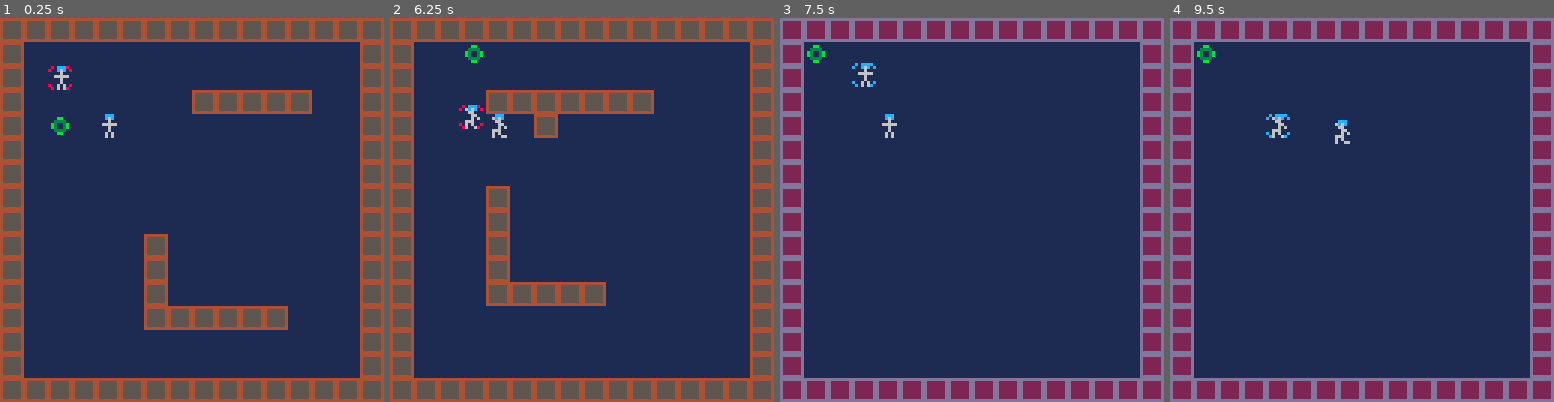
Above: before the commit, frames 1-4 (left to right).
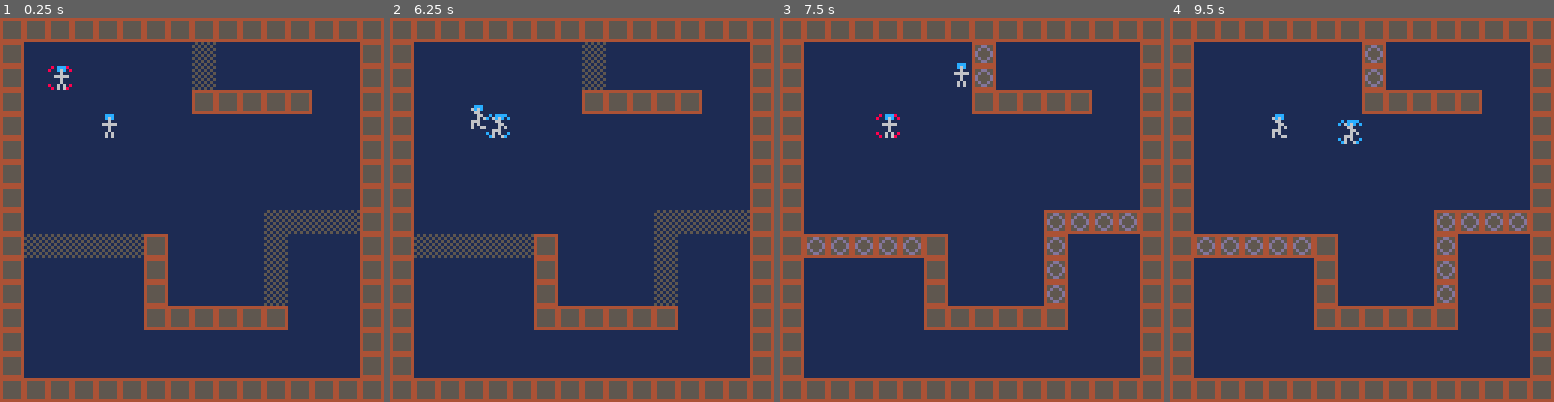
Above: after the commit, the same moments.

Repository: ErikLarsson82/pico-8
Game: PICO-8 cartridge chaser.p8
Two runs of this game, one before a commit and one after it. Both use one fixed random seed, a clock stepped at 60 frames per second and the inputs below.
Inputs:
- Up to frame 1 (0.25 s): no input
- Up to frame 2 (6.25 s): hold Right 1.6-2.1 s; hold Up 2.15-2.42 s; hold Right 2.47-3.03 s; hold Left 3.08-3.58 s; hold Down 3.63-3.97 s; hold Right 4.02-4.68 s; hold Up 4.73-5.03 s; hold Left 5.08-5.68 s; hold Down 5.73-6.03 s; hold Right from 6.08 s (still down)
- Up to frame 3 (7.5 s): release Right at 6.58 s; hold Right 6.63-7.13 s; hold Up 7.18-7.45 s
- Up to frame 4 (9.5 s): hold Right 7.5-8.07 s; hold Left 8.12-8.62 s; hold Down 8.67-9 s; hold Right from 9.05 s (still down)

The runs differ from the first frame. In frame 1, 2.9% of the frame differs, in the area x 6-94%, y 6-75%; in frame 2, 12%; in frame 3, 35%, in the area x 0-100%, y 0-100%; in frame 4, 35%.

Commit message:
Togglable tiles and eject-mechanics

Diff:
--- a/chaser.p8
+++ b/chaser.p8
@@ -9,6 +9,8 @@
 
  m=0
 
+ t_timer=0
+
  add_player(0,16,16)
  add_player(1,32,32)
 
@@ -24,6 +26,8 @@
 	update_players()
 
  collide_players()
+
+ tile_timer()
 
  if cooldown > 0 then
   cooldown-=1
@@ -151,6 +155,26 @@
 
 function collide_players()
  for p in all(players) do
+  if collide(p.x,p.y,0) then
+   local mx=p.x+4
+   local my=p.y+4
+
+   local tx=p.x+4-((p.x+4)%8)+4
+   local ty=p.y+4-((p.y+4)%8)+4
+
+   local vx=mx-tx
+   local vy=my-ty
+
+   local a=atan2(vx,vy)
+
+   p.x+=cos(a)*11.5
+   p.y+=sin(a)*11.5
+   --print(cos(a)*14)
+   --print(sin(a)*14)
+   --print("a="..a)
+   print(mx.." "..my)
+   print(tx.." "..ty)
+  end
   if p.idx==han then
    collide_han(p)
   end
@@ -173,15 +197,41 @@
  end
 end
 
+-->8
+--tile_timer
+
+function tile_timer()
+ t_timer+=1
+
+ if t_timer==40 then
+  for tx=0,15 do
+   for ty=0,15 do
+  	 if fget(mget(tx,ty),2) then
+  	 	mset(tx,ty,9)
+  	 end
+  	end
+  end
+ end
+ if t_timer==80 then
+  t_timer=0
+  for tx=0,15 do
+   for ty=0,15 do
+  	 if fget(mget(tx,ty),2) then
+  		 mset(tx,ty,8)
+  	 end
+  	end
+  end
+ end
+end
 __gfx__
-00000000aaaaaaaa4444444477777777080000800c0000c000000000dddddddd0000000000000000000000000000000000000000000000000000000000000000
-00000000a00ee00a455555547002200780000008c000000c000bb000d222222d0000000000000000000000000000000000000000000000000000000000000000
-00700700a0eeee0a4555555470222207000000000000000000333300d222222d0000000000000000000000000000000000000000000000000000000000000000
-00077000aeeeeeea455555547222222700000000000000000b3003b0d222222d0000000000000000000000000000000000000000000000000000000000000000
-00077000aeeeeeea455555547222222700000000000000000b3003b0d222222d0000000000000000000000000000000000000000000000000000000000000000
-00700700a0eeee0a4555555470222207000000000000000000333300d222222d0000000000000000000000000000000000000000000000000000000000000000
-00000000a00ee00a455555547002200780000008c000000c000bb000d222222d0000000000000000000000000000000000000000000000000000000000000000
-00000000aaaaaaaa4444444477777777080000800c0000c000000000dddddddd0000000000000000000000000000000000000000000000000000000000000000
+00000000aaaaaaaa4444444477777777080000800c0000c000000000dddddddd0505050544444444000000000000000000000000000000000000000000000000
+00000000a00ee00a455555547002200780000008c000000c000bb000d222222d50505050455dd554000000000000000000000000000000000000000000000000
+00700700a0eeee0a4555555470222207000000000000000000333300d222222d0505050545d55d54000000000000000000000000000000000000000000000000
+00077000aeeeeeea455555547222222700000000000000000b3003b0d222222d505050504d5555d4000000000000000000000000000000000000000000000000
+00077000aeeeeeea455555547222222700000000000000000b3003b0d222222d050505054d5555d4000000000000000000000000000000000000000000000000
+00700700a0eeee0a4555555470222207000000000000000000333300d222222d5050505045d55d54000000000000000000000000000000000000000000000000
+00000000a00ee00a455555547002200780000008c000000c000bb000d222222d05050505455dd554000000000000000000000000000000000000000000000000
+00000000aaaaaaaa4444444477777777080000800c0000c000000000dddddddd5050505044444444000000000000000000000000000000000000000000000000
 000ccc00000ccc000000000000000000000000000000000000000000000000000000000000000000000000000000000000000000000000000000000000000000
 000c6c00006c6c000000000000000000000000000000000000000000000000000000000000000000000000000000000000000000000000000000000000000000
 00006000000660000000000000000000000000000000000000000000000000000000000000000000000000000000000000000000000000000000000000000000
@@ -191,21 +241,21 @@
 00060600006060000000000000000000000000000000000000000000000000000000000000000000000000000000000000000000000000000000000000000000
 00060600006006600000000000000000000000000000000000000000000000000000000000000000000000000000000000000000000000000000000000000000
 __gff__
-0000010000000201000000000000000000000000000000000000000000000000000000000000000000000000000000000000000000000000000000000000000000000000000000000000000000000000000000000000000000000000000000000000000000000000000000000000000000000000000000000000000000000000
+0000010000000201040500000000000000000000000000000000000000000000000000000000000000000000000000000000000000000000000000000000000000000000000000000000000000000000000000000000000000000000000000000000000000000000000000000000000000000000000000000000000000000000
 0000000000000000000000000000000000000000000000000000000000000000000000000000000000000000000000000000000000000000000000000000000000000000000000000000000000000000000000000000000000000000000000000000000000000000000000000000000000000000000000000000000000000000
 __map__
 0202020202020202020202020202020202020202020202020202020202020202070707070707070707070707070707070000000000000000000000000000000000000000000000000000000000000000000000000000000000000000000000000000000000000000000000000000000000000000000000000000000000000000
-0200000000000000000000000000000202000006000000000000000000000002070600000000000000000000000000070000000000000000000000000000000000000000000000000000000000000000000000000000000000000000000000000000000000000000000000000000000000000000000000000000000000000000
-0200000000000000000000000000000202000000000000000000000000000002070000000000000000000000000000070000000000000000000000000000000000000000000000000000000000000000000000000000000000000000000000000000000000000000000000000000000000000000000000000000000000000000
+0200000000000000080000000000000202000006000000000000000000000002070600000000000000000000000000070000000000000000000000000000000000000000000000000000000000000000000000000000000000000000000000000000000000000000000000000000000000000000000000000000000000000000
+0200000000000000080000000000000202000000000000000000000000000002070000000000000000000000000000070000000000000000000000000000000000000000000000000000000000000000000000000000000000000000000000000000000000000000000000000000000000000000000000000000000000000000
 0200000000000000020202020200000202000000020202020202020000000002070000000000000000000000000000070000000000000000000000000000000000000000000000000000000000000000000000000000000000000000000000000000000000000000000000000000000000000000000000000000000000000000
-0200060000000000000000000000000202000000000002000000000000000002070000000000000000000000000000070000000000000000000000000000000000000000000000000000000000000000000000000000000000000000000000000000000000000000000000000000000000000000000000000000000000000000
+0200000000000000000000000000000202000000000002000000000000000002070000000000000000000000000000070000000000000000000000000000000000000000000000000000000000000000000000000000000000000000000000000000000000000000000000000000000000000000000000000000000000000000
 0200000000000000000000000000000202000000000000000000000000000002070000000000000000000000000000070000000000000000000000000000000000000000000000000000000000000000000000000000000000000000000000000000000000000000000000000000000000000000000000000000000000000000
 0200000000000000000000000000000202000000000000000000000000000002070000000000000000000000000000070000000000000000000000000000000000000000000000000000000000000000000000000000000000000000000000000000000000000000000000000000000000000000000000000000000000000000
 0200000000000000000000000000000202000000020000000000000000000002070000000000000000000000000000070000000000000000000000000000000000000000000000000000000000000000000000000000000000000000000000000000000000000000000000000000000000000000000000000000000000000000
-0200000000000000000000000000000202000000020000000000000000000002070000000000000000000000000000070000000000000000000000000000000000000000000000000000000000000000000000000000000000000000000000000000000000000000000000000000000000000000000000000000000000000000
-0200000000000200000000000000000202000000020000000000000000000002070000000000000000000000000000070000000000000000000000000000000000000000000000000000000000000000000000000000000000000000000000000000000000000000000000000000000000000000000000000000000000000000
-0200000000000200000000000000000202000000020000000000000000000002070000000000000000000000000000070000000000000000000000000000000000000000000000000000000000000000000000000000000000000000000000000000000000000000000000000000000000000000000000000000000000000000
-0200000000000200000000000000000202000000020202020200000000000002070000000000000000000000000000070000000000000000000000000000000000000000000000000000000000000000000000000000000000000000000000000000000000000000000000000000000000000000000000000000000000000000
+0200000000000000000000080808080202000000020000000000000000000002070000000000000000000000000000070000000000000000000000000000000000000000000000000000000000000000000000000000000000000000000000000000000000000000000000000000000000000000000000000000000000000000
+0208080808080200000000080000000202000000020000000000000000000002070000000000000000000000000000070000000000000000000000000000000000000000000000000000000000000000000000000000000000000000000000000000000000000000000000000000000000000000000000000000000000000000
+0200000000000200000000080000000202000000020000000000000000000002070000000000000000000000000000070000000000000000000000000000000000000000000000000000000000000000000000000000000000000000000000000000000000000000000000000000000000000000000000000000000000000000
+0200000000000200000000080000000202000000020202020200000000000002070000000000000000000000000000070000000000000000000000000000000000000000000000000000000000000000000000000000000000000000000000000000000000000000000000000000000000000000000000000000000000000000
 0200000000000202020202020000000202000000000000000000000000000002070000000000000000000000000000070000000000000000000000000000000000000000000000000000000000000000000000000000000000000000000000000000000000000000000000000000000000000000000000000000000000000000
 0200000000000000000000000000000202000000000000000000000000000002070000000000000000000000000000070000000000000000000000000000000000000000000000000000000000000000000000000000000000000000000000000000000000000000000000000000000000000000000000000000000000000000
 0200000000000000000000000000000202000000000000000000000000000002070000000000000000000000000000070000000000000000000000000000000000000000000000000000000000000000000000000000000000000000000000000000000000000000000000000000000000000000000000000000000000000000
